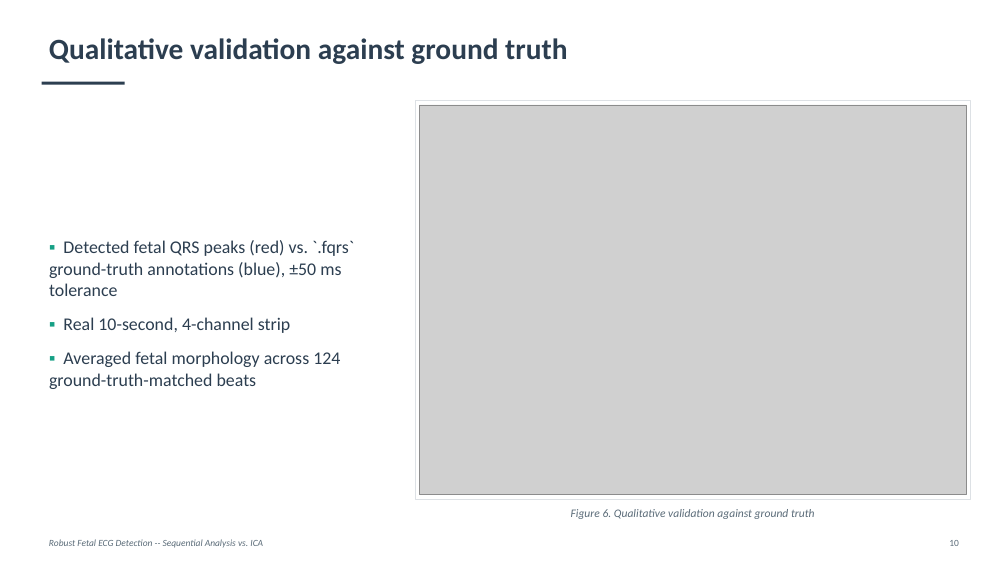
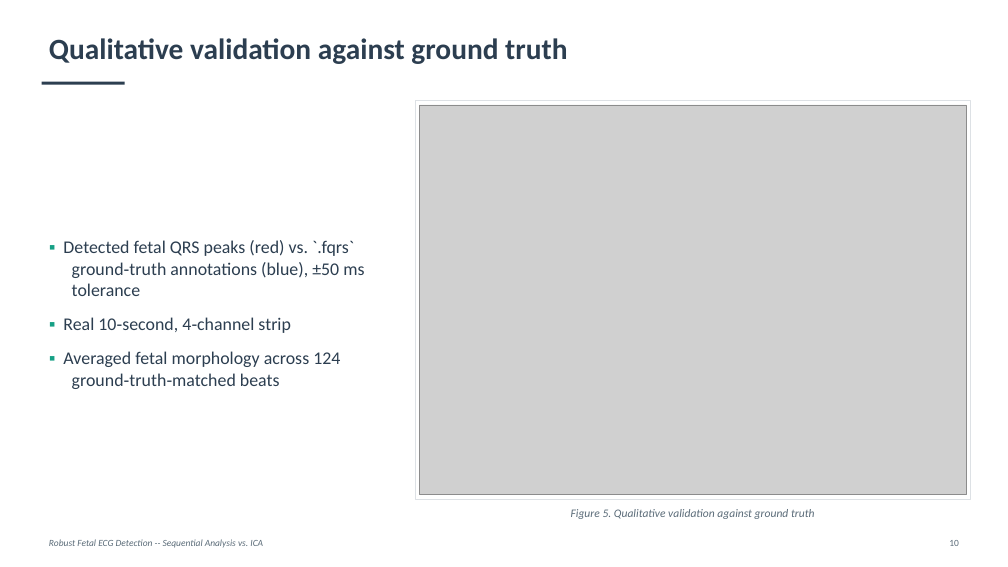
Before and after one commit to fedeceru/BSP_project, a slide deck: slide 10 of presentation/BSP_presentation.pptx. Drawn at 1008x567 pixels with LibreOffice and Linux fonts; fonts in the diff are those of the drawing; grey boxes stand for pictures. Boxes give left, top, right and bottom in pixels: in the first picture for what was removed or moved away, otherwise in the second. Text is boxed around its words. In the diff, an @@ line names an element or a change of style, - is before the commit and + after.

```diff
--- a/presentation/BSP_presentation.pptx
+++ b/presentation/BSP_presentation.pptx
@@ text at bbox=[63, 240, 364, 389]: text changed @@
-▪ Detected fetal QRS peaks (red) vs. `.fqrs` ground-truth annotations (blue), ±50 ms tolerance
-▪ Real 10-second, 4-channel strip
-▪ Averaged fetal morphology across 124 ground-truth-matched beats
+▪ Detected fetal QRS peaks (red) vs. `.fqrs` ground‑truth annotations (blue), ±50 ms tolerance
+▪ Real 10‑second, 4‑channel strip
+▪ Averaged fetal morphology across 124 ground‑truth‑matched beats
@@ text at bbox=[571, 509, 815, 519]: text changed @@
-Figure 6. Qualitative validation against ground truth
+Figure 5. Qualitative validation against ground truth
```
Also in this commit, not shown: 19 other slides changed, 2 other files.
